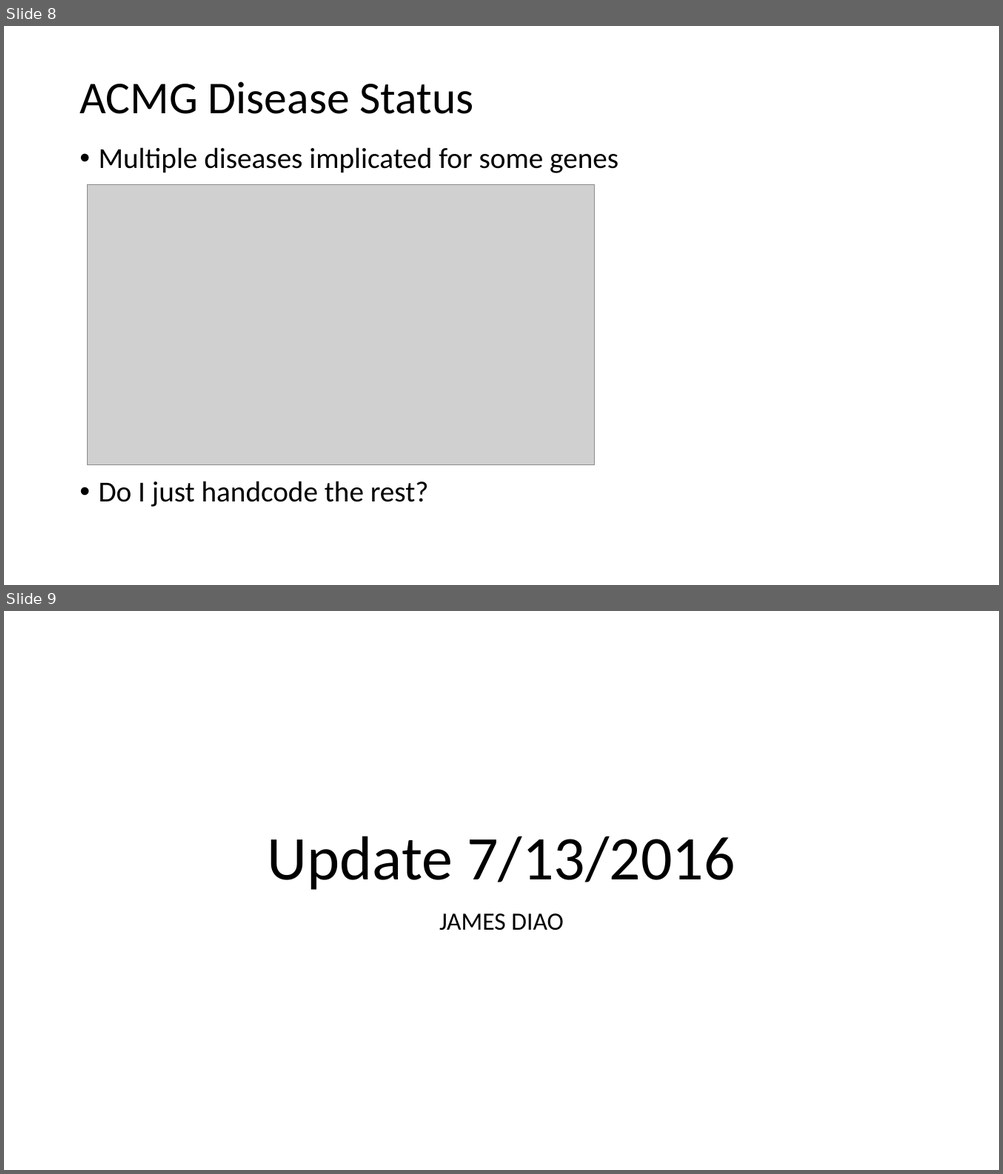
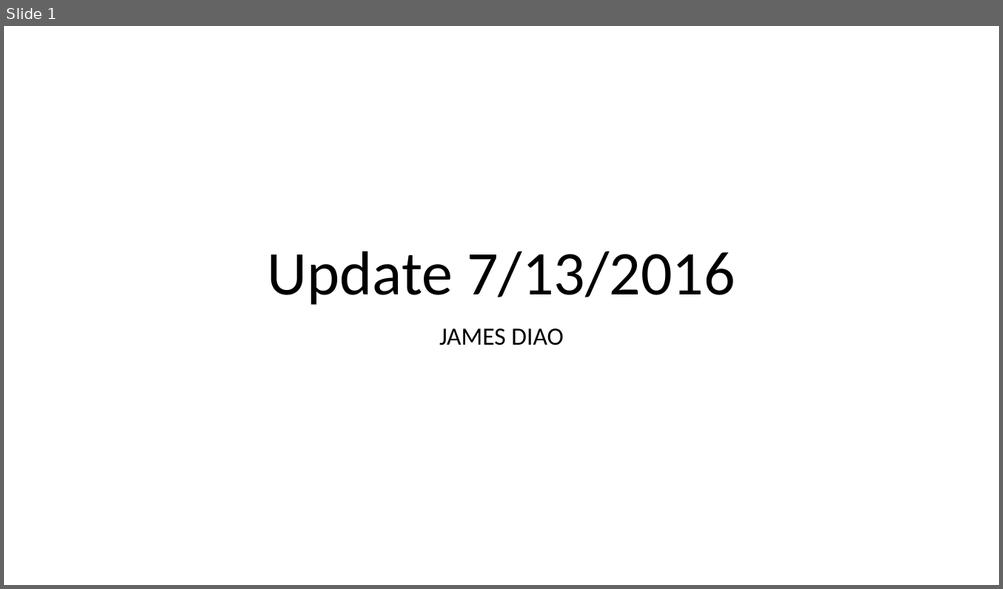
Before and after one commit to dfan/HST-2016, a slide deck: week_5/Presentation_week_5.2.pptx. Shown one above the other, each under a label of ours: slides 8 and 9 before the commit, slide 1 after it. The pictures are 1003x1174 and 1003x589 pixels, drawn with LibreOffice and Linux fonts; fonts in the diff are those of the drawing; grey boxes stand for pictures. Boxes give left, top, right and bottom in pixels: in the first picture for what was removed or moved away, otherwise in the second. Text is boxed around its words. In the diff, an @@ line names an element or a change of style, - is before the commit and + after.

```diff
--- a/week_5/Presentation_week_5.2.pptx
+++ b/week_5/Presentation_week_5.2.pptx
@@ slide 8 removed at [4, 26, 999, 585], background #FFFFFF @@
@@ title removed at [79, 82, 474, 114] @@
-ACMG Disease Status
@@ text removed at [99, 147, 618, 507] @@
-• Multiple diseases implicated for some genes
-• Do I just handcode the rest?
@@ picture removed at [87, 185, 594, 466] @@
@@ what was slide 9 is now slide 1 @@
```
Also in this commit, not shown: 4 slides changed, 4 slides added, 11 other slides removed, 6 other files.
